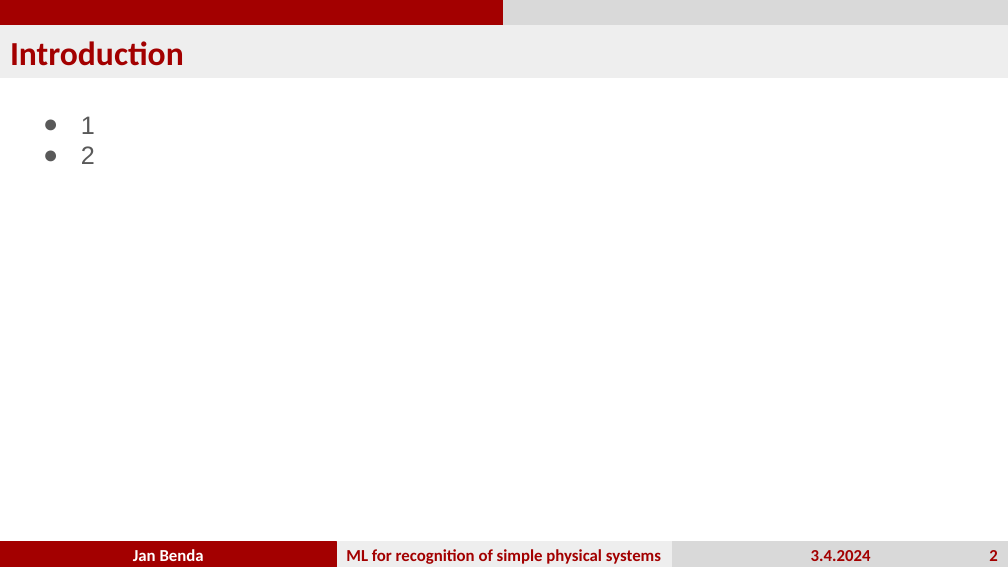
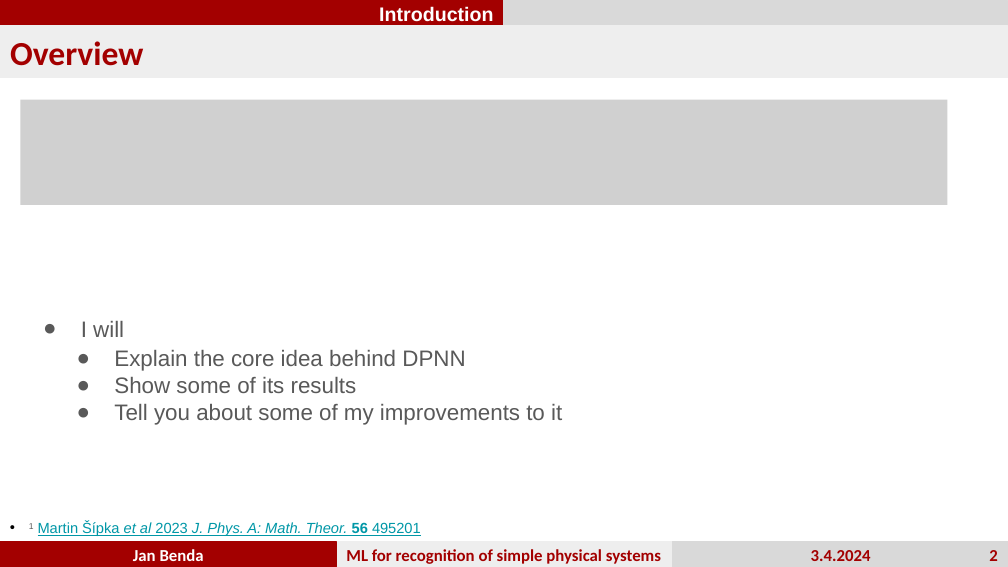
Before and after one commit to JanBenda123/direct-Poisson-neural-networks, a slide deck: slide 2 of Prezentace_na_obhajobu.pptx. Drawn at 1008x567 pixels with LibreOffice and Linux fonts; fonts in the diff are those of the drawing; grey boxes stand for pictures. Boxes give left, top, right and bottom in pixels: in the first picture for what was removed or moved away, otherwise in the second. Text is boxed around its words. In the diff, an @@ line names an element or a change of style, - is before the commit and + after.

```diff
--- a/Prezentace_na_obhajobu.pptx
+++ b/Prezentace_na_obhajobu.pptx
@@ text in rectangle at (x1=379, y1=6, x2=493, y2=22): text added @@
+Introduction
@@ text in rectangle at (x1=10, y1=41, x2=143, y2=66): text changed @@
-Introduction
+Overview
@@ picture added at (x1=20, y1=100, x2=948, y2=205) @@
@@ text removed at (x1=81, y1=116, x2=95, y2=164) @@
-● 1
-● 2
@@ text added at (x1=81, y1=321, x2=124, y2=337), 16 pt, text #595959 @@
+● I will
@@ text added at (x1=114, y1=350, x2=562, y2=425), 16 pt, text #595959 @@
+● Explain the core idea behind DPNN
+● Show some of its results
+● Tell you about some of my improvements to it
@@ text added at (x1=29, y1=521, x2=421, y2=536), 10.5 pt, text #0097A7, underline @@
+• 1 Martin Šípka et al 2023 J. Phys. A: Math. Theor. 56 495201
```
Also in this commit, not shown: 9 other slides changed, 1 slide added.
